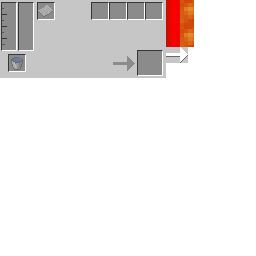
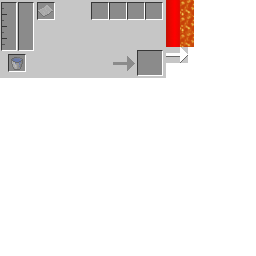
Two versions of the same layered image (256x256). Layer-by-layer changes:
added layer "Calque 10" above "Calque 9" over [180, 0, 194, 47]
